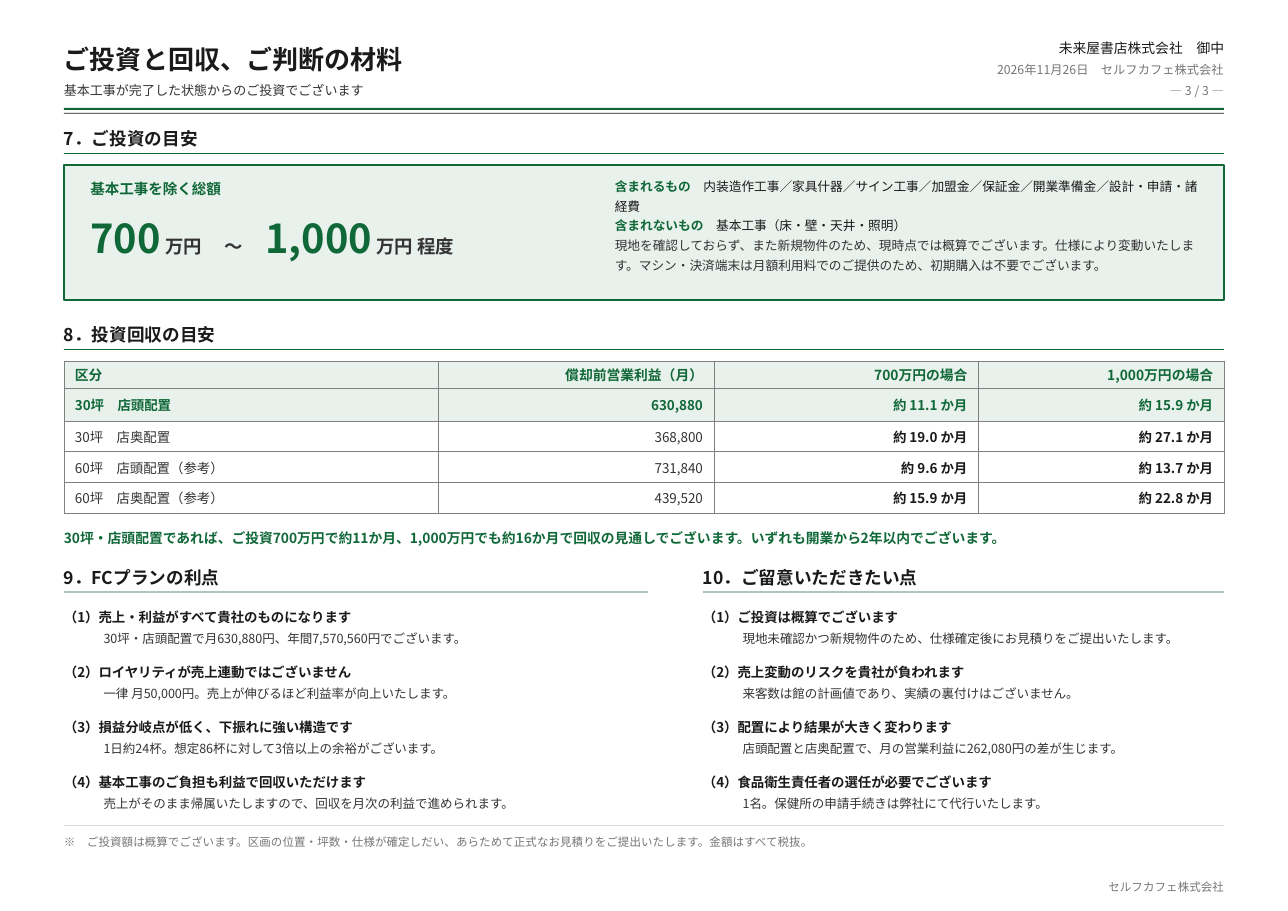
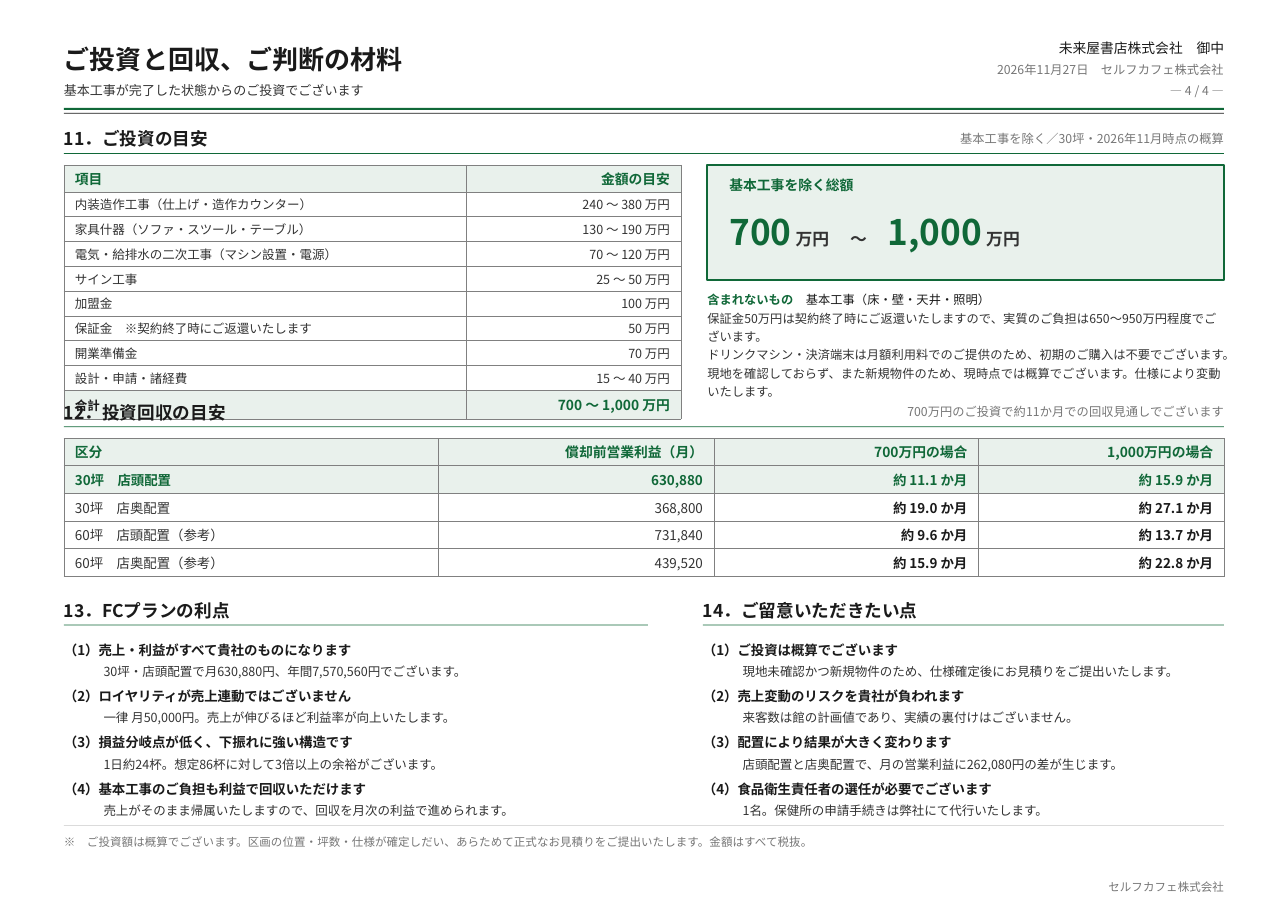
Before and after one commit to a5408071-cmd/suzuki-ceo, a slide deck: slide 4 of selfcafe-sendai-fc/sendai-fc.pptx (slide 3 before the commit). Drawn at 1288x911 pixels with LibreOffice and Linux fonts; fonts in the diff are those of the drawing. Boxes give left, top, right and bottom in pixels: in the first picture for what was removed or moved away, otherwise in the second. Text is boxed around its words. In the diff, an @@ line names an element or a change of style, - is before the commit and + after.

```diff
--- a/selfcafe-sendai-fc/sendai-fc.pptx
+++ b/selfcafe-sendai-fc/sendai-fc.pptx
@@ text at (997,64,1224,75): text changed @@
-2026年11月26日 セルフカフェ株式会社
+2026年11月27日 セルフカフェ株式会社
@@ text at (1185,86,1209,95): text changed @@
-― 3 / 3 ―
+― 4 / 4 ―
@@ text at (64,130,208,147): text changed @@
-7．ご投資の目安
+11．ご投資の目安
@@ text added at (960,133,1224,144), 8 pt, text #767676 @@
+基本工事を除く／30坪・2026年11月時点の概算
@@ table added at (64,165,681,418), 10 rows, 2 columns @@
+項目 | 金額の目安
+内装造作工事（仕上げ・造作カウンター） | 240 〜 380 万円
+家具什器（ソファ・スツール・テーブル） | 130 〜 190 万円
+電気・給排水の二次工事（マシン設置・電源） | 70 〜 120 万円
+サイン工事 | 25 〜 50 万円
+加盟金 | 100 万円
+保証金 ※契約終了時にご返還いたします | 50 万円
+開業準備金 | 70 万円
+設計・申請・諸経費 | 15 〜 40 万円
+合計 | 700 〜 1,000 万円
@@ rectangle: place and size @@
-rectangle at (64,165,1224,300)
+rectangle at (707,165,1224,280)
@@ text "基本工事を除く総額": place and size @@
-text "基本工事を除く総額" at (90,181,221,196)
+text "基本工事を除く総額" at (729,178,853,192)
@@ text "基本工事を除く総額" at (729,178,853,192): size 9.5 to 9 pt @@
@@ text at (615,180,1197,212): paragraph removed @@
-含まれるもの 内装造作工事／家具什器／サイン工事／加盟金／保証金／開業準備金／設計・申請・諸経費
@@ text at (729,218,1020,253): text changed; size 26 to 23 pt @@
-700 万円 〜 1,000 万円 程度
+700 万円 〜 1,000 万円
@@ text at (707,293,990,305): size 8.3 to 8 pt in "含まれないもの 基本工事（床・壁・天井・照明）"; line spacing 1.3 to 1.26 @@
@@ text "含まれないもの 基本工事（床・壁・天井・照明）": place and size @@
-text "含まれないもの 基本工事（床・壁・天井・照明）" at (615,180,1197,271)
+text "含まれないもの 基本工事（床・壁・天井・照明）" at (707,293,1235,397)
@@ text at (707,313,1235,397): text changed; size 8.3 to 8 pt @@
-現地を確認しておらず、また新規物件のため、現時点では概算でございます。仕様により変動いたします。マシン・決済端末は月額利用料でのご提供のため、初期購入は不要でございます。
+保証金50万円は契約終了時にご返還いたしますので、実質のご負担は650〜950万円程度でございます。
+ドリンクマシン・決済端末は月額利用料でのご提供のため、初期のご購入は不要でございます。
+現地を確認しておらず、また新規物件のため、現時点では概算でございます。仕様により変動いたします。
@@ text at (64,401,226,421): text changed @@
-8．投資回収の目安
+12．投資回収の目安
@@ text added at (907,406,1224,417), 8 pt, text #767676 @@
+700万円のご投資で約11か月での回収見通しでございます
@@ table: place and size @@
-table at (64,361,1224,509)
+table at (64,439,1224,574)
@@ rectangle: place and size @@
-rectangle at (64,349,1224,350)
+rectangle at (64,426,1224,427)
@@ text removed at (64,531,1005,546) @@
-30坪・店頭配置であれば、ご投資700万円で約11か月、1,000万円でも約16か月で回収の見通しでございます。いずれも開業から2年以内でございます。
@@ text at (64,602,230,619): text changed @@
-9．FCプランの利点
+13．FCプランの利点
@@ 4 texts, 2 rectangles: place and size @@
-4 texts, 2 rectangles at (64,592,1224,645)
+4 texts, 2 rectangles at (64,625,1224,678)
@@ text at (703,602,918,619): text changed @@
-10．ご留意いただきたい点
+14．ご留意いただきたい点
@@ 4 texts: place and size @@
-4 texts at (64,665,1079,700)
+4 texts at (64,689,1079,724)
@@ 4 texts: place and size @@
-4 texts at (64,720,1123,755)
+4 texts at (64,735,1123,771)
@@ 4 texts: place and size @@
-4 texts at (64,775,1048,809)
+4 texts at (64,782,1048,816)
```
Also in this commit, not shown: 2 other slides changed, 1 slide added, 6 other files.
